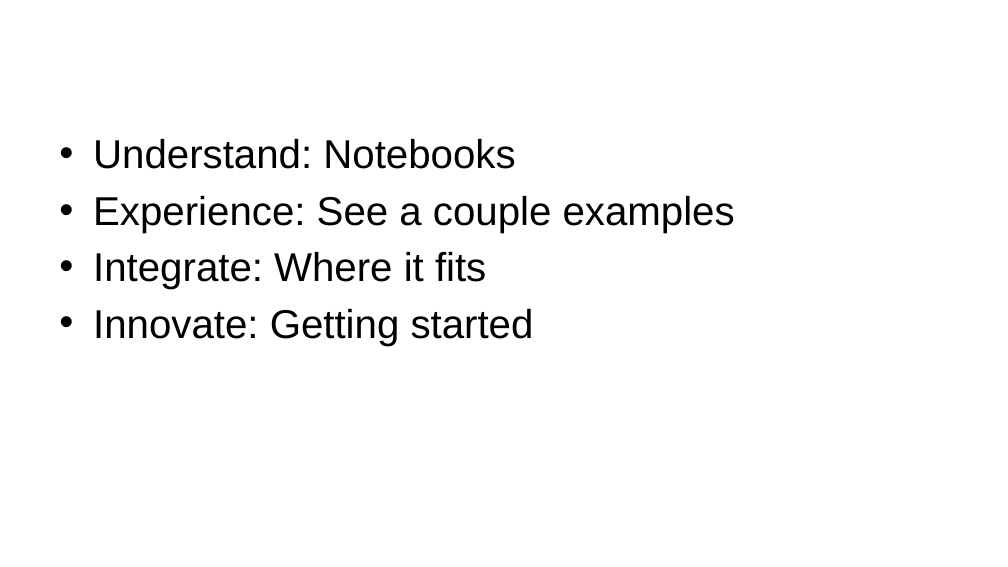
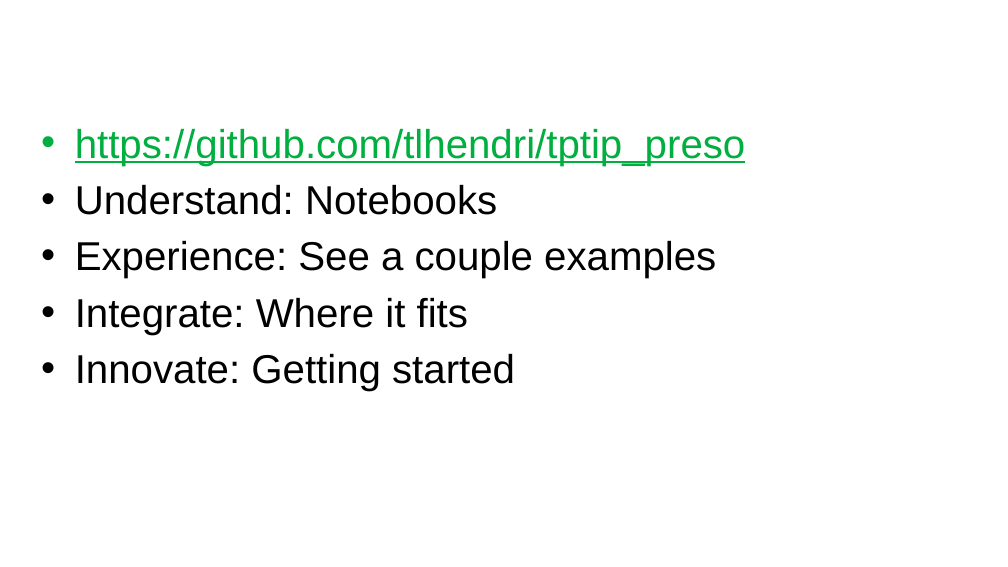
Before and after one commit to tlhendri/tptip_preso, a slide deck: slide 2 of Notebook.pptx. Drawn at 1008x567 pixels with LibreOffice and Linux fonts; fonts in the diff are those of the drawing; background and template pictures are left out. Boxes give left, top, right and bottom in pixels: in the first picture for what was removed or moved away, otherwise in the second. Text is boxed around its words. In the diff, an @@ line names an element or a change of style, - is before the commit and + after.

```diff
--- a/Notebook.pptx
+++ b/Notebook.pptx
@@ text "https://github.com/tlhendri/tptip_preso": place and size @@
-text "https://github.com/tlhendri/tptip_preso" at [93, 138, 735, 346]
+text "https://github.com/tlhendri/tptip_preso" at [75, 128, 746, 391]
@@ text at [75, 128, 746, 166]: paragraph added @@
+• https://github.com/tlhendri/tptip_preso
```
Also in this commit, not shown: 2 other slides changed, 2 slides removed, 2 other files.
